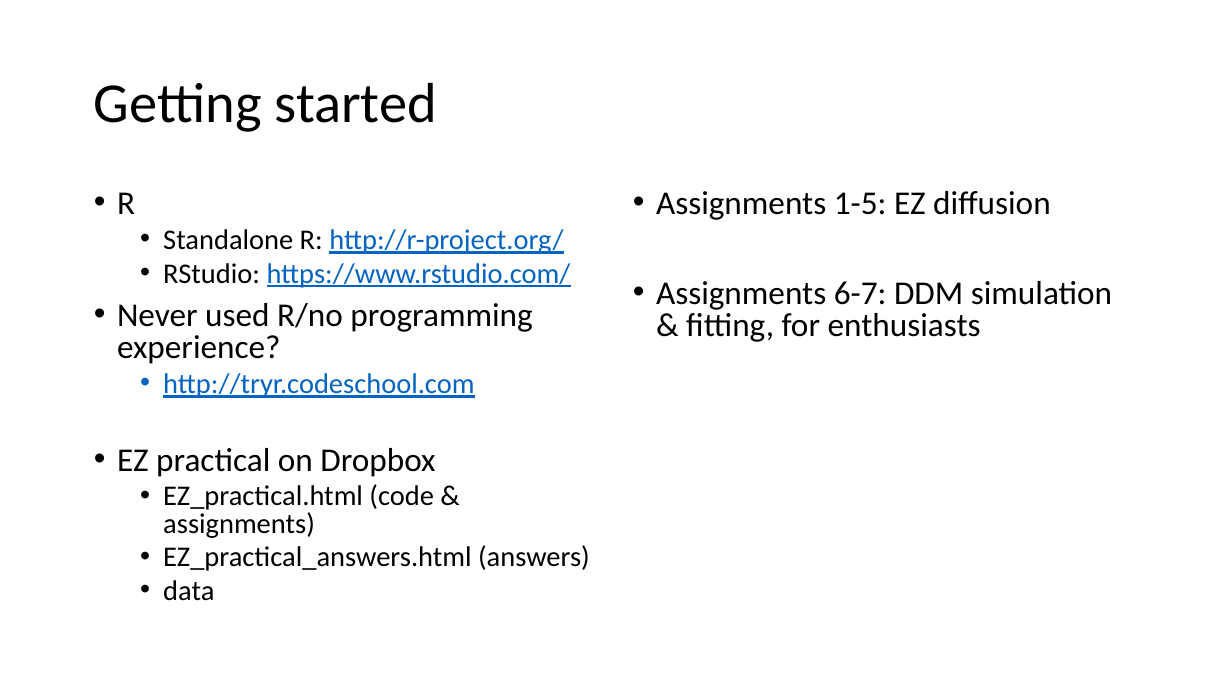
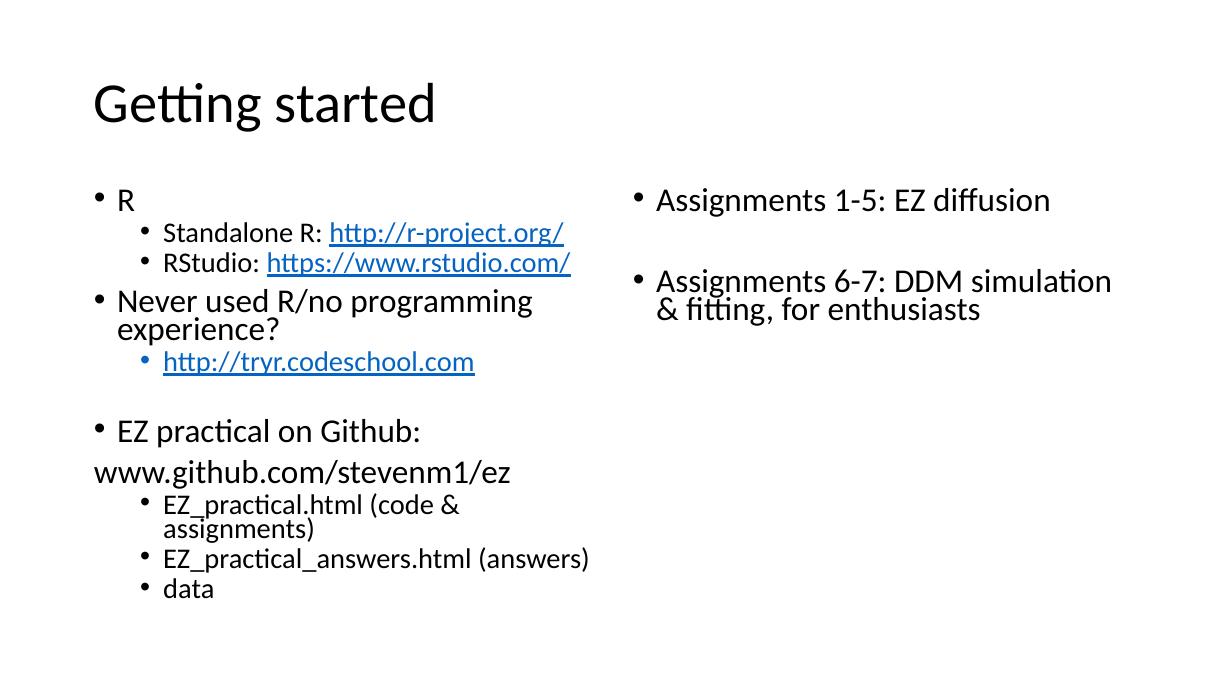
Before and after one commit to StevenM1/ez, a slide deck: slide 16 of Intro EZ.pptx. Drawn at 1232x693 pixels with LibreOffice and Linux fonts; fonts in the diff are those of the drawing. Boxes give left, top, right and bottom in pixels: in the first picture for what was removed or moved away, otherwise in the second. Text is boxed around its words. In the diff, an @@ line names an element or a change of style, - is before the commit and + after.

Commit message:
Update link on slides

```diff
--- a/Intro EZ.pptx
+++ b/Intro EZ.pptx
@@ text at <box>117,189,590,599</box>: line spacing 0.8 to 0.7 @@
@@ text "Assignments 1-5: EZ diffusion" at <box>656,188,1112,326</box>: line spacing 0.8 to 0.7 @@
@@ text at <box>94,419,511,489</box>: text changed @@
-• EZ practical on Dropbox
+• EZ practical on Github:
+www.github.com/stevenm1/ez
```
